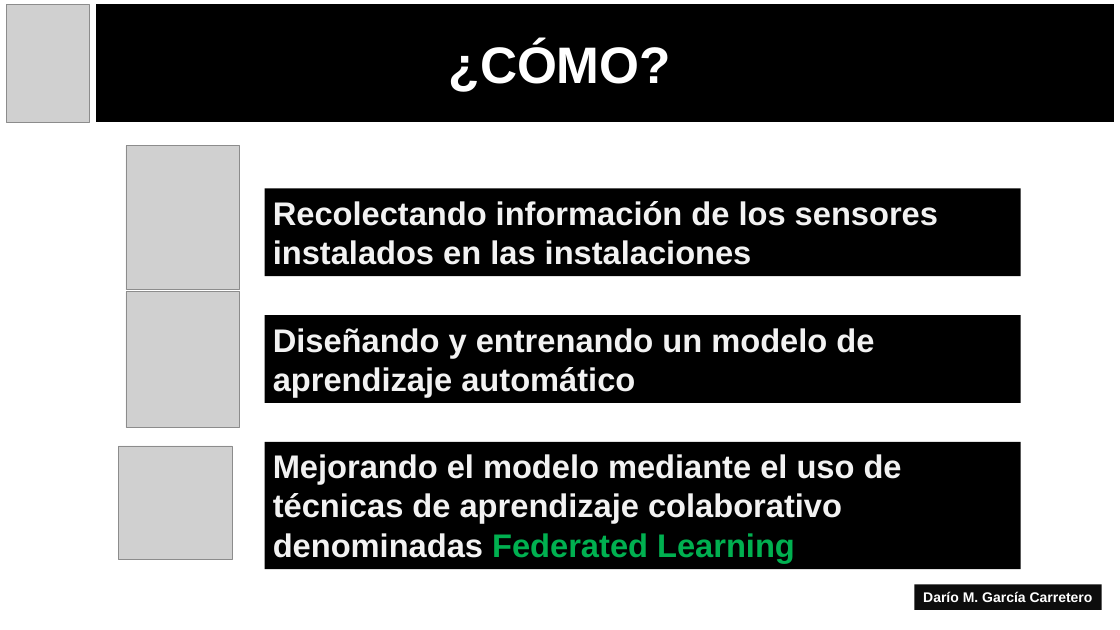
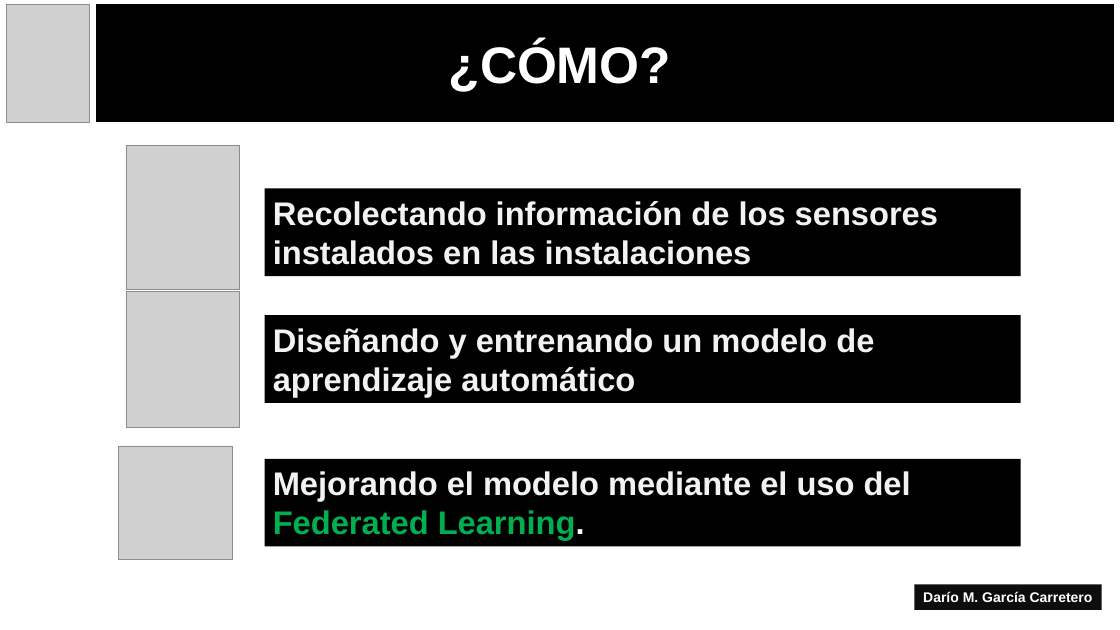
Before and after one commit to Borogum/masterdatacience, a slide deck: slide 4 of doc/TFM.pptx. Drawn at 1120x630 pixels with LibreOffice and Linux fonts; fonts in the diff are those of the drawing; grey boxes stand for pictures. Boxes give left, top, right and bottom in pixels: in the first picture for what was removed or moved away, otherwise in the second. Text is boxed around its words. In the diff, an @@ line names an element or a change of style, - is before the commit and + after.

Commit message:
Update presentation

```diff
--- a/doc/TFM.pptx
+++ b/doc/TFM.pptx
@@ rectangle "Mejorando el modelo mediante el ...": place and size @@
-rectangle "Mejorando el modelo mediante el ..." at (265,442,1021,569)
+rectangle "Mejorando el modelo mediante el ..." at (265,459,1021,546)
@@ text in rectangle at (273,471,911,540): text changed @@
-Mejorando el modelo mediante el uso de técnicas de aprendizaje colaborativo denominadas Federated Learning
+Mejorando el modelo mediante el uso del Federated Learning.
```
